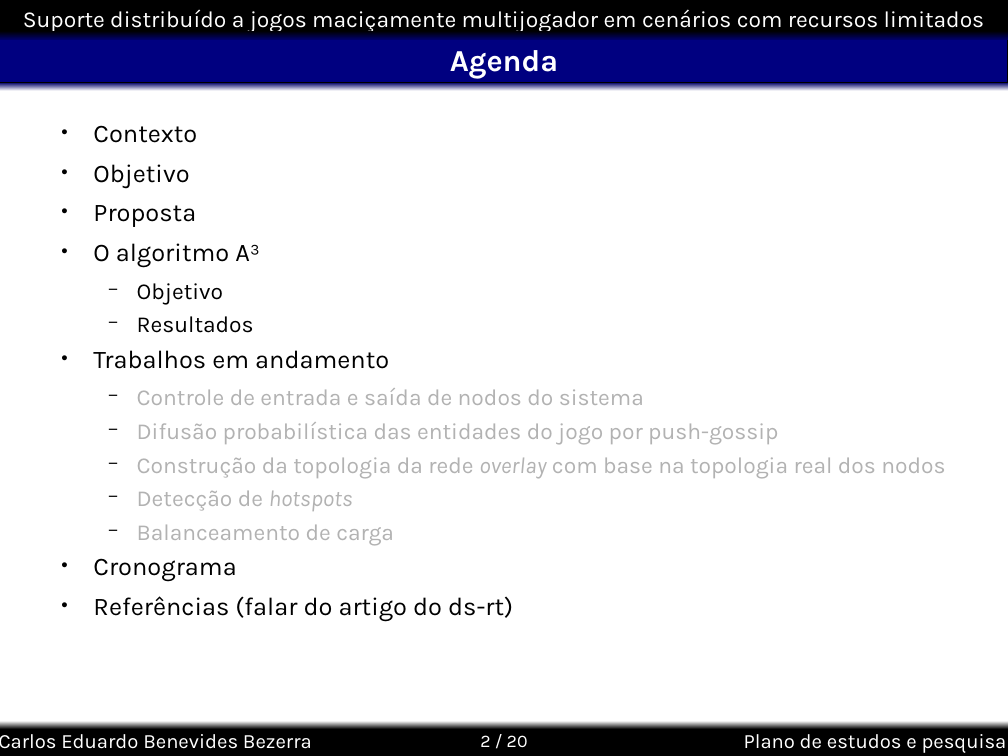
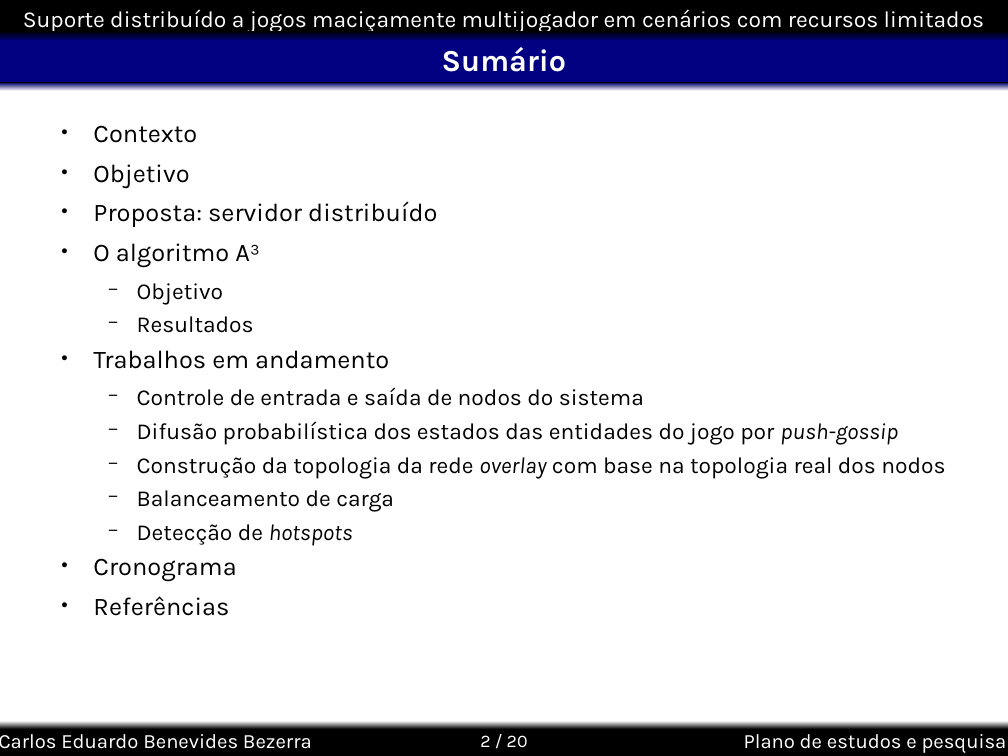
Before and after one commit to kdubezerra/kdubezerra, a slide deck: slide 2 of textos/semac/Semac_Defesa.ppt. Drawn at 1008x756 pixels with LibreOffice and Linux fonts; fonts in the diff are those of the drawing; background and template pictures are left out. Boxes give left, top, right and bottom in pixels: in the first picture for what was removed or moved away, otherwise in the second. Text is boxed around its words. In the diff, an @@ line names an element or a change of style, - is before the commit and + after.

```diff
--- a/textos/semac/Semac_Defesa.ppt
+++ b/textos/semac/Semac_Defesa.ppt
@@ title at (442,47,567,72): text changed @@
-Agenda
+Sumário
@@ text at (93,201,437,227): text changed @@
-● Proposta
+● Proposta: servidor distribuído
@@ text at (137,387,945,546): text colour #B2B2B2 to #000000 in "Controle de entrada e saída de nodos ...", "Construção da topologia da rede overlay com ...", "Detecção de hotspots" @@
@@ text at (137,421,898,445): text changed; text colour #B2B2B2 to #000000 @@
-  − Difusão probabilística das entidades do jogo por push-gossip
+  − Difusão probabilística dos estados das entidades do jogo por push-gossip
@@ text at (137,490,394,512): paragraph added @@
+  − Balanceamento de carga
@@ text at (137,524,394,546): paragraph removed @@
-  − Balanceamento de carga
@@ text at (93,596,229,616): text changed @@
-● Referências (falar do artigo do ds-rt)
+● Referências
```
Also in this commit, not shown: 8 other slides changed, 3 slides added, 1 slide removed.
